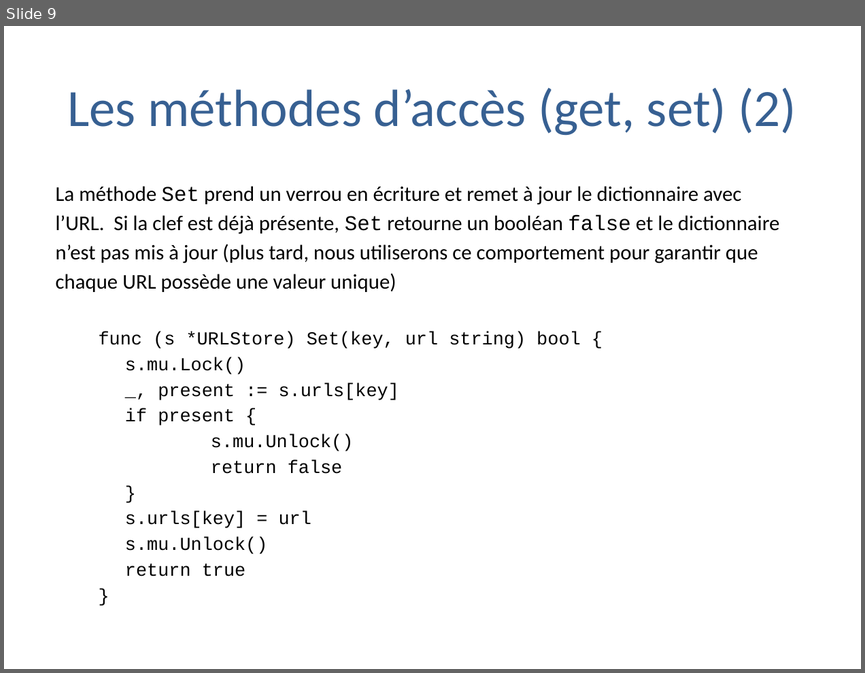
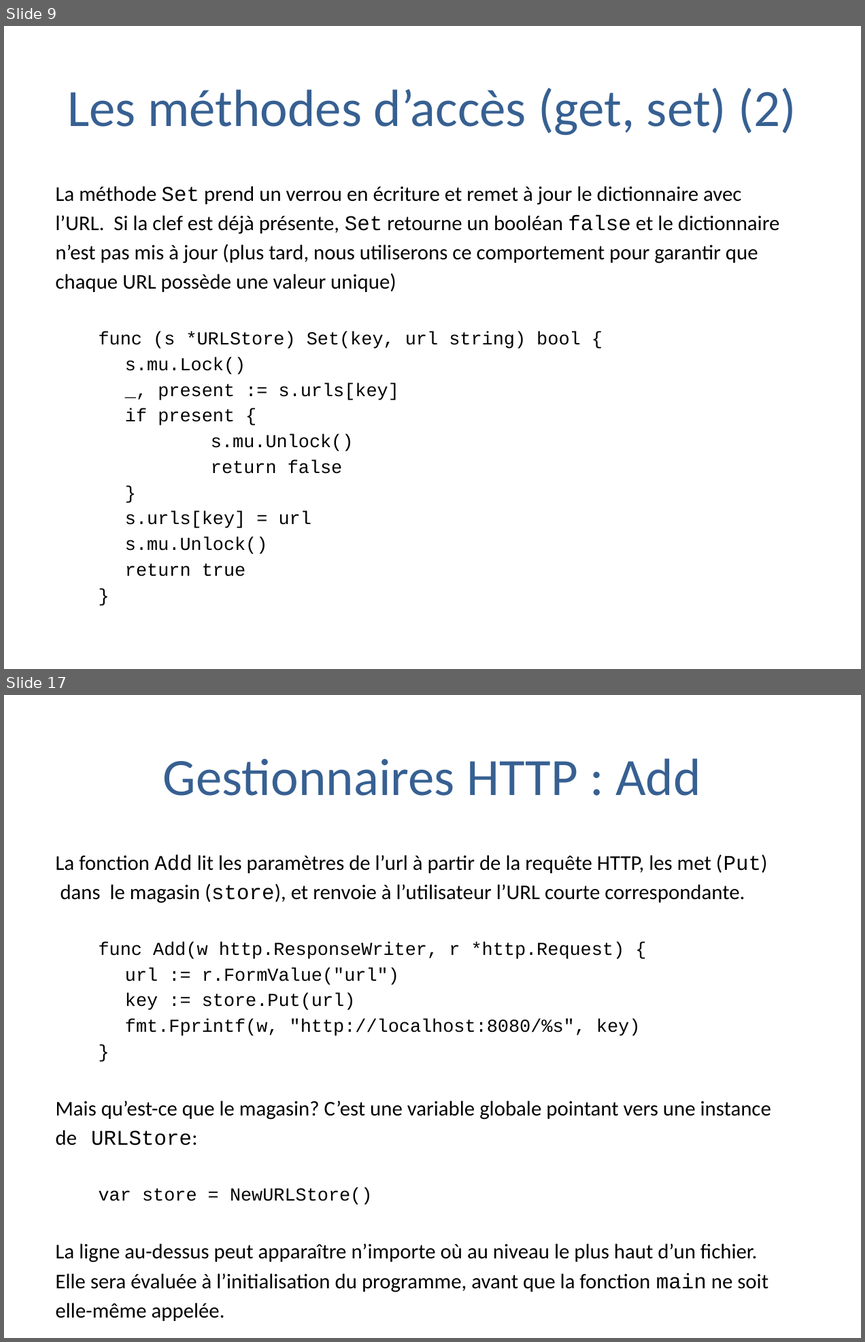
Before and after one commit to trash-anger/golang-france, a slide deck: Go-documentation/cours-general/Pratique de la programmation en go.pptx. Shown one above the other, each under a label of ours: slide 9 before the commit, slides 9 and 17 after it; the slides between them are not shown. The pictures are 865x673 and 865x1342 pixels, drawn with LibreOffice and Linux fonts; fonts in the diff are those of the drawing; background and template pictures are left out. Boxes give left, top, right and bottom in pixels: in the first picture for what was removed or moved away, otherwise in the second. Text is boxed around its words. In the diff, an @@ line names an element or a change of style, - is before the commit and + after.

```diff
--- a/Go-documentation/cours-general/Pratique de la programmation en go.pptx
+++ b/Go-documentation/cours-general/Pratique de la programmation en go.pptx
@@ slide 17 added at (4,695,861,1338), background #FFFFFF @@
@@ title added at (163,758,700,796), 44 pt, text #376092 @@
+Gestionnaires HTTP : Add
@@ text added at (56,854,771,1321), 17.6 pt, text #000000 @@
+La fonction Add lit les paramètres de l’url à partir de la requête HTTP, les met (Put)
+dans le magasin (store), et renvoie à l’utilisateur l’URL courte correspondante.
+  func Add(w http.ResponseWriter, r *http.Request) {
+  url := r.FormValue("url")
+  key := store.Put(url)
+  fmt.Fprintf(w, "http://localhost:8080/%s", key)
+  }
+Mais qu’est-ce que le magasin? C’est une variable globale pointant vers une instance
+de URLStore:
+  var store = NewURLStore()
+La ligne au-dessus peut apparaître n’importe où au niveau le plus haut d’un fichier.
+Elle sera évaluée à l’initialisation du programme, avant que la fonction main ne soit
+elle-même appelée.
```
Also in this commit, not shown: 15 other slides added.
